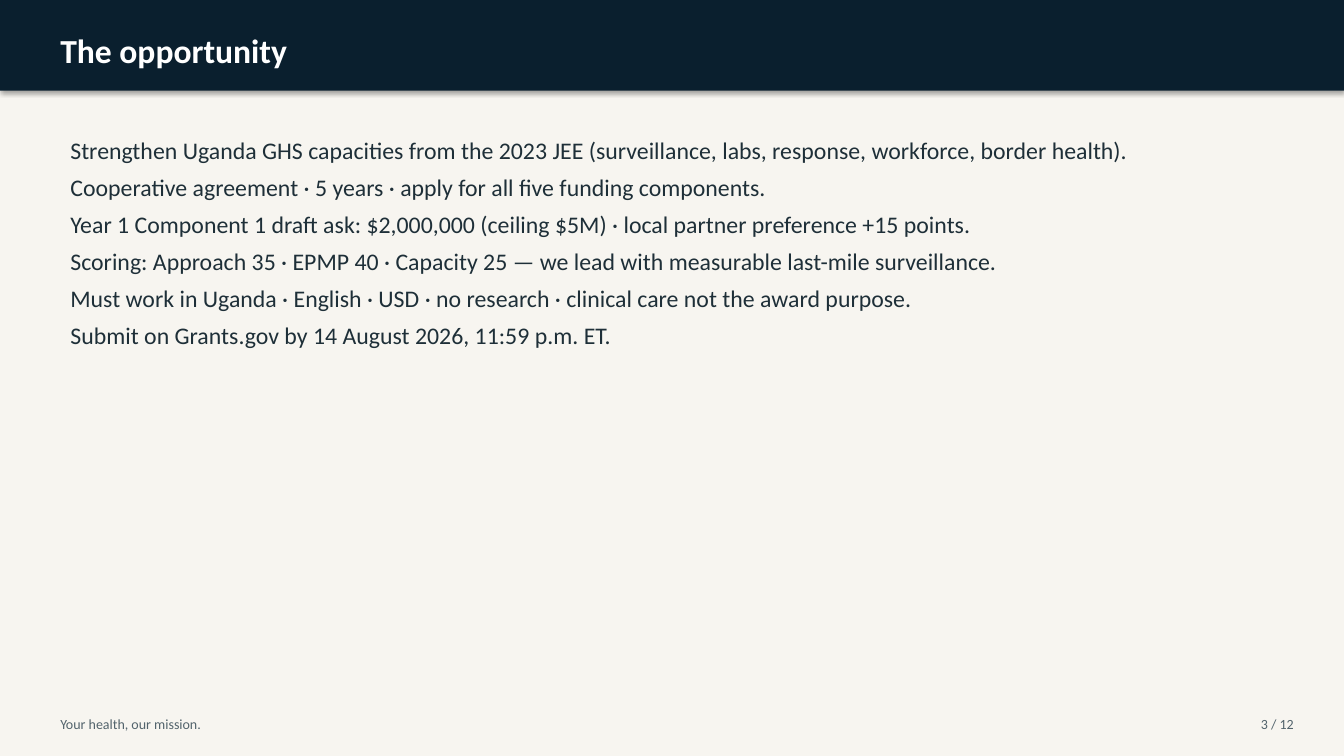
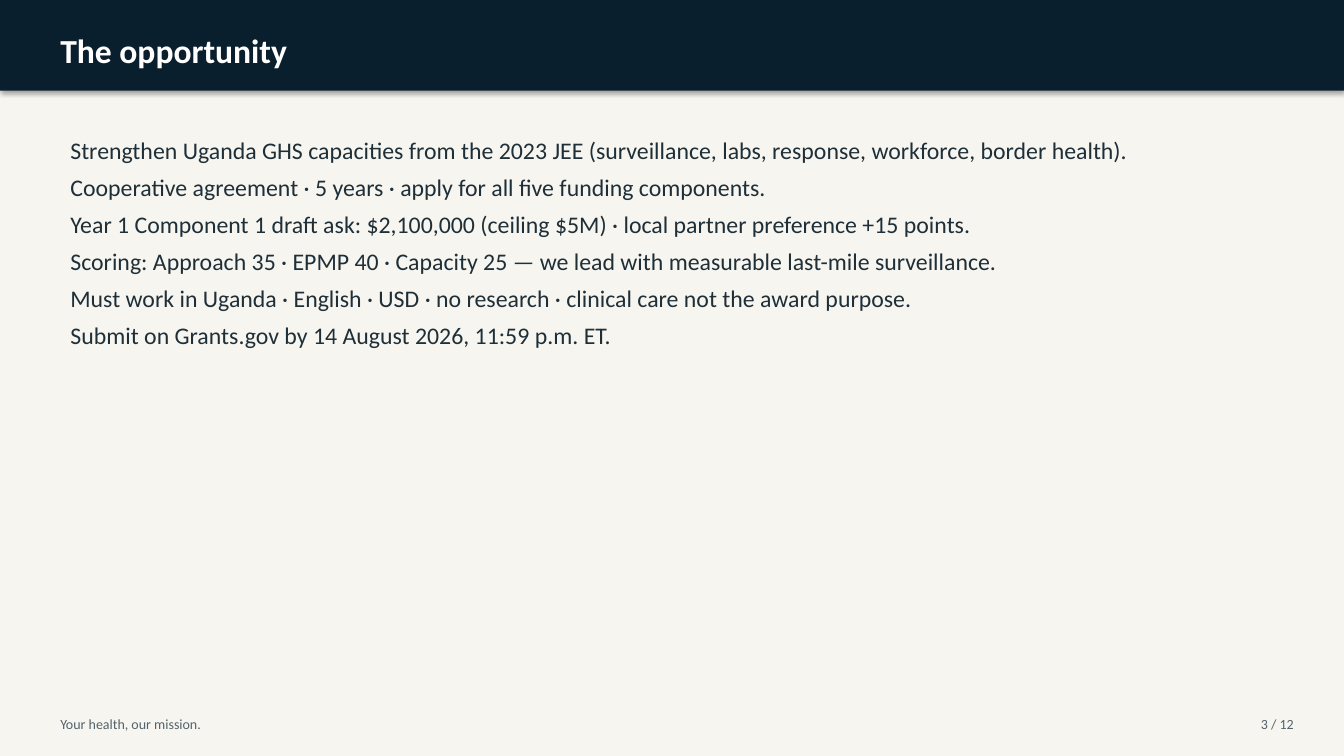
Before and after one commit to WASSWA2624/fairbanks, a slide deck: slide 3 of applications/cdc-uganda-ghs/documents/cdc-uganda-ghs_ppt.pptx. Drawn at 1344x756 pixels with LibreOffice and Linux fonts; fonts in the diff are those of the drawing. Boxes give left, top, right and bottom in pixels: in the first picture for what was removed or moved away, otherwise in the second. Text is boxed around its words. In the diff, an @@ line names an element or a change of style, - is before the commit and + after.

Commit message:
Update budget figures and application documents for CDC-RFA-JG-26-0054. Revised Year 1 federal ask to $3,300,000, with increased funding for Core GHS and adjustments to contingency amounts across components. Enhanced clarity in budget narratives and application forms to align with Grants.gov requirements, ensuring accurate representation of funding distribution and project goals.

```diff
--- a/applications/cdc-uganda-ghs/documents/cdc-uganda-ghs_ppt.pptx
+++ b/applications/cdc-uganda-ghs/documents/cdc-uganda-ghs_ppt.pptx
@@ text at bbox=[70, 216, 970, 237]: text changed @@
-Year 1 Component 1 draft ask: $2,000,000 (ceiling $5M) · local partner preference +15 points.
+Year 1 Component 1 draft ask: $2,100,000 (ceiling $5M) · local partner preference +15 points.
```
Also in this commit, not shown: 2 other slides changed, 16 other files.
